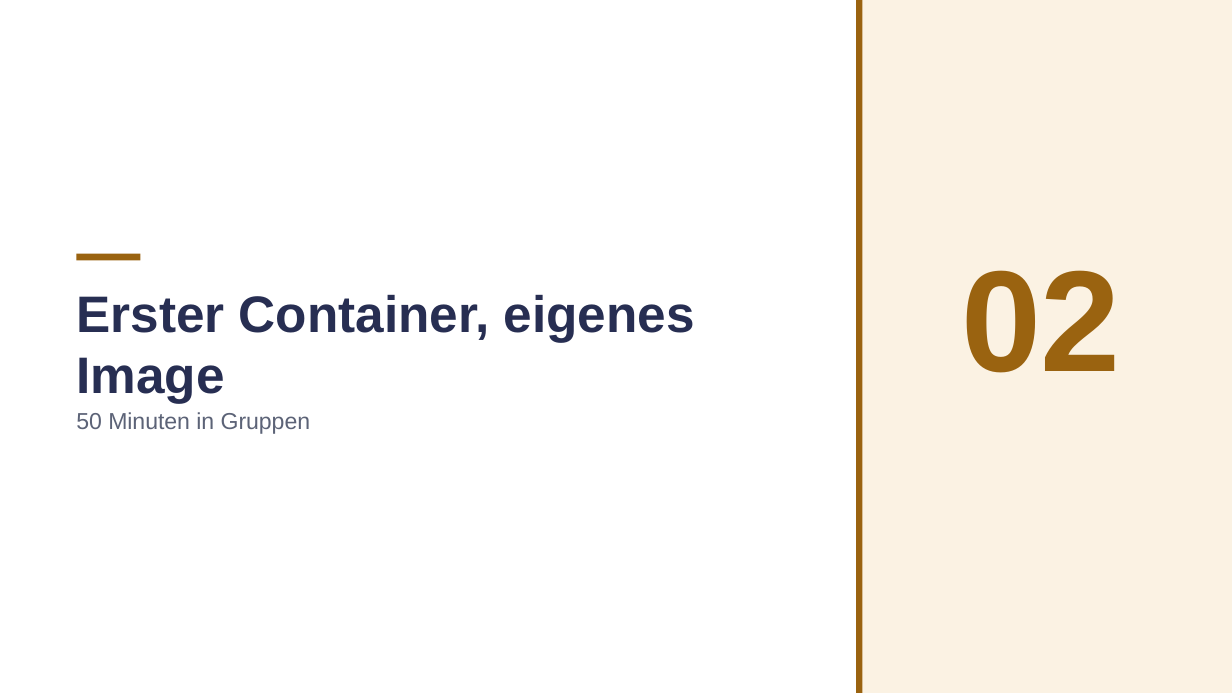
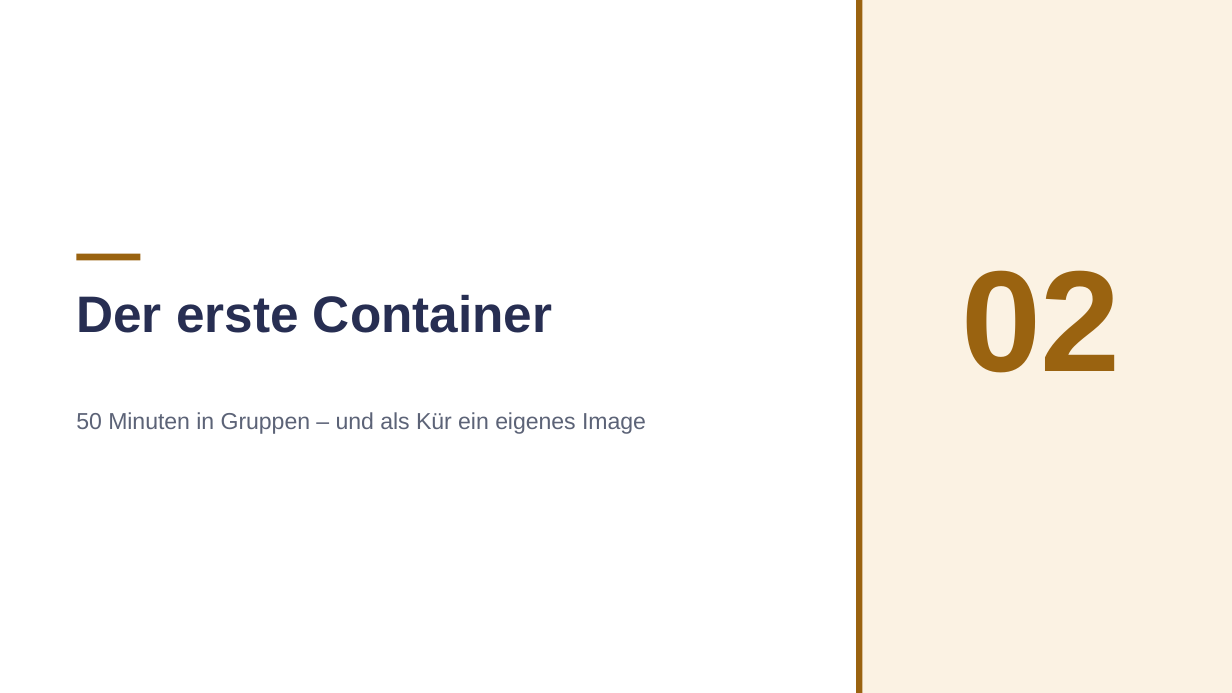
Before and after one commit to JacobMenge/kurs-unterlagen, a slide deck: slide 13 of folien/05-docker-einfuehrung.pptx (slide 10 before the commit). Drawn at 1232x693 pixels with LibreOffice and Linux fonts; fonts in the diff are those of the drawing. Boxes give left, top, right and bottom in pixels: in the first picture for what was removed or moved away, otherwise in the second. Text is boxed around its words. In the diff, an @@ line names an element or a change of style, - is before the commit and + after.

```diff
--- a/folien/05-docker-einfuehrung.pptx
+++ b/folien/05-docker-einfuehrung.pptx
@@ text at <box>76,294,552,333</box>: text changed @@
-Erster Container, eigenes Image
+Der erste Container
@@ text at <box>76,412,646,434</box>: text changed @@
-50 Minuten in Gruppen
+50 Minuten in Gruppen – und als Kür ein eigenes Image
```
Also in this commit, not shown: 12 other slides changed, 3 slides added, 2 other files.
